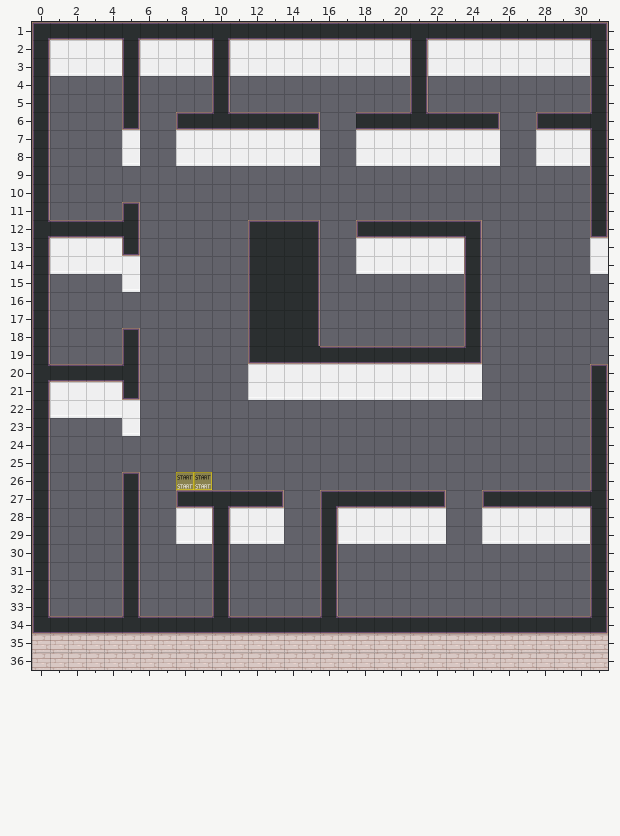
One commit to this Tiled map (JSON): map.tmj. The first picture shows the starting point.
Cells are 32x32 px. Shown: x 0..31, y 1..36.
Once edited:
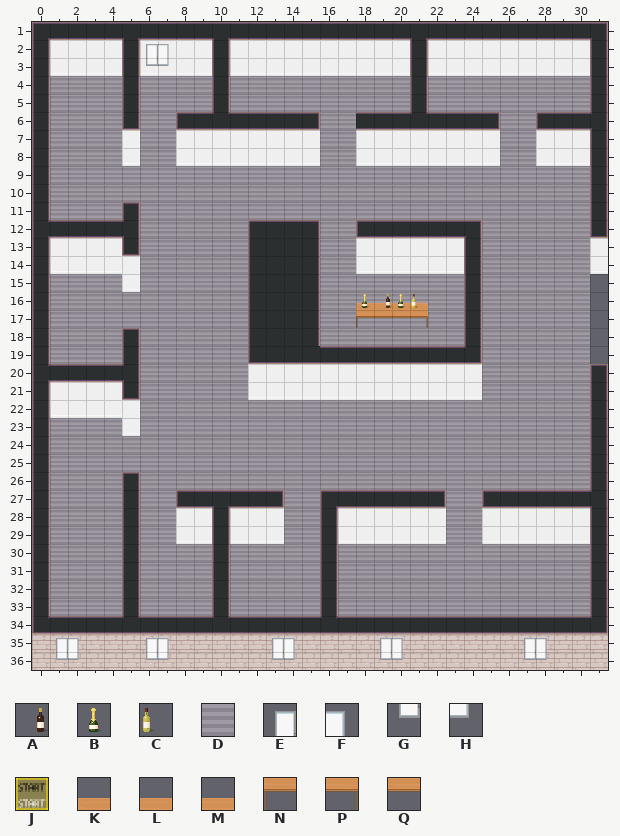
Key: from "WA_Miscellaneous": A 95, B 96, C 105; from "WA_Room_Builder": D 294, E 775, F 776, G 800, H 801; from "WA_Special_Zones": J 1; from "WA_Tables": K 0, L 1, M 3, N 20, P 21, Q 23.
_ is an empty cell.
Tiles replaced or removed in this view: J.
See-through tiles are keyed as they look on the map.
The exact change:
Changed rows in their new state; . is an unchanged cell.
Layer "start":
first column x 8:
26 __
Layer "floor/floor1":
first column x 1:
 4 DDDD.DDDD.DDDDDDDDDD.DDDDDDDDD
 5 DDDD.DDDD.DDDDDDDDDD.DDDDDDDDD
 6 DDDD.DD........DD........DD...
 7 DDDD.DD........DD........DD...
 8 DDDD.DD........DD........DD...
 9 DDDDDDDDDDDDDDDDDDDDDDDDDDDDDD
10 DDDDDDDDDDDDDDDDDDDDDDDDDDDDDD
11 DDDD.DDDDDDDDDDDDDDDDDDDDDDDDD
12 .....DDDDDD....DD.......DDDDDD
13 .....DDDDDD....DD.......DDDDDD
14 .....DDDDDD....DD.......DDDDDD
15 DDDD.DDDDDD....DDDDDDDD.DDDDDD
16 DDDDDDDDDDD....DDDDDDDD.DDDDDD
17 DDDDDDDDDDD....DDDDDDDD.DDDDDD
18 DDDD.DDDDDD....DDDDDDDD.DDDDDD
19 DDDD.DDDDDD.............DDDDDD
20 .....DDDDDD.............DDDDDD
21 .....DDDDDD.............DDDDDD
22 .....DDDDDDDDDDDDDDDDDDDDDDDDD
23 DDDD.DDDDDDDDDDDDDDDDDDDDDDDDD
24 DDDDDDDDDDDDDDDDDDDDDDDDDDDDDD
25 DDDDDDDDDDDDDDDDDDDDDDDDDDDDDD
26 DDDD.DDDDDDDDDDDDDDDDDDDDDDDDD
27 DDDD.DD......DD.......DD......
28 DDDD.DD......DD.......DD......
29 DDDD.DD......DD.......DD......
30 DDDD.DDDD.DDDDD.DDDDDDDDDDDDDD
31 DDDD.DDDD.DDDDD.DDDDDDDDDDDDDD
32 DDDD.DDDD.DDDDD.DDDDDDDDDDDDDD
33 DDDD.DDDD.DDDDD.DDDDDDDDDDDDDD
Layer "walls/walls2":
first column x 6:
 2 EF
 3 GH
first column x 1:
35 EF...EF.....EF....EF......EF
36 GH...GH.....GH....GH......GH
Layer "furniture/furniture1":
first column x 18:
17 NQQP
Layer "furniture/furniture3":
first column x 18:
16 KMML
Layer "above/above1":
first column x 18:
16 BABC
Where, in picture pixels (left, top, right, bottom), the same in both pictures:
changed: (50, 44, 590, 616)
added: (56, 638, 79, 660)
added: (146, 638, 169, 660)
added: (272, 638, 295, 660)
added: (380, 638, 403, 660)
added: (524, 638, 547, 660)
